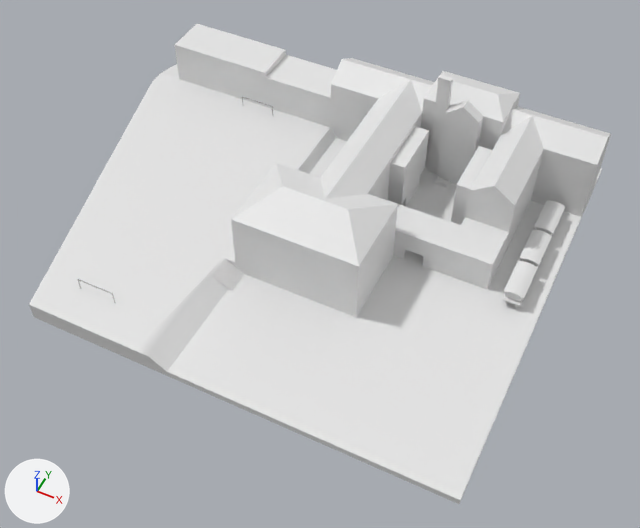
A saved change to the glTF model public/astgasse_v0.4.glb.
One viewpoint serves both versions: a 50 mm camera at (57.9, -105.6, 125.5) aimed at (7.9, -5.6, 0.5). The lights are fixed; the arrows at lower left show +X, +Y and +Z. Where no turn or scale is listed for an object, it has been applied to the vertices. Vertices at the same position are counted once.

The first picture shows 'gebäude', 'train'.
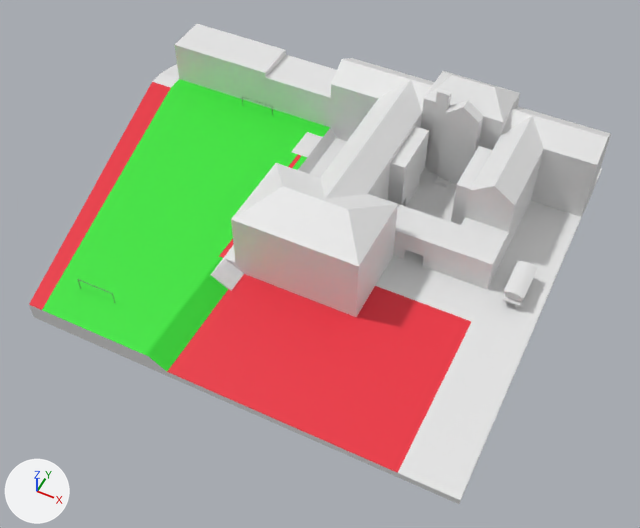
Pixel boxes (x1, y1, x2, y2) of what changed, in the pictures (640 x 528 px):
part 1 of me_plane, built on
    both: (127, 71, 520, 369)
part 2 of me_plane, recoloured (white to green)
    both: (42, 79, 314, 371)
part 3 of me_plane, recoloured (white to red)
    both: (29, 128, 471, 473)
part 4 of me_cube_001, deleted
    before: (519, 200, 565, 268)

The edits, one by one:
Material 'rasen' (mat_rasen) is new.
Its base color is (0.039, 0.8, 0.039) (green #38e738).
Material 'hartplatz' (mat_hartplatz) is new.
Its base color is (0.849, 0.0289, 0.0501) (red #ed2f3f).
Material 'defaukt' (mat_defaukt) is new.
Its base color is (0.8, 0.8, 0.8) (white #e7e7e7).
me_plane is used by ob_gebäude; location (0.0, 0.0, 0.0).
me_plane had 432 vertices, 890 faces and spanned x -50.6..48.5, y -38.9..45.3, z -1.4..23.8.
me_plane now has 455 vertices, 935 faces and spans x -50.6..48.5, y -38.9..45.3, z -1.4..20.4.
Part 1, on me_plane:
2 vertices are removed from x 16.3..26.5, y 34.4, z 19.1.
45 faces are deleted.
4 vertices in x 16.1..18.6, y 28.1..29.3, z 23.8 move by (0.0, 0.0, -3.4).
3 vertices move from x 16.8..25.6, y 34.4, z 19.1 to x 17.5..24.1, y 34.4, z 20.4.
15 vertices are added at x -48.6..25.6, y -38.9..34.4, z -1.4..20.4.
5 new vertices lie (0.0, -7.3, 0.0) away from vertices in x -10.9..0.3, y 25.7, z -0.1..2.3.
5 new vertices lie (0.9, 0.0, 0.0) away from vertices in x -9.3, y -5.4..25.7, z 2.3.
50 new faces join them, mat_defaukt (white #e7e7e7).
28 new faces join them, mat_rasen (green #38e738).
12 new faces join them, mat_hartplatz (red #ed2f3f).
me_plane part 2: 22 faces spanning x -45.5..-4.7, y -38.9..29.3, z -0.1..2.3 switch from no material to mat_rasen (green #38e738).
me_plane part 3: 26 faces spanning x -46.3..38.1, y -38.9..9.7, z -0.1..2.3 switch from no material to mat_hartplatz (red #ed2f3f).
me_plane now uses material mat_defaukt (white #e7e7e7).
me_cube_001 is used by ob_train; location (0.0, 0.0, 0.0).
me_cube_001 had 2047 vertices, 4084 faces and spanned x 41.4..45.2, y 0.4..27.2, z 0.0..4.1.
me_cube_001 now has 711 vertices, 1368 faces and spans x 41.4..45.2, y 0.4..9.3, z 0.0..4.1.
me_cube_001 part 4: 16 loose pieces with 1251 vertices, spanning x 41.4..45.2, y 9.4..27.2, z 0.0..4.1, are deleted.
